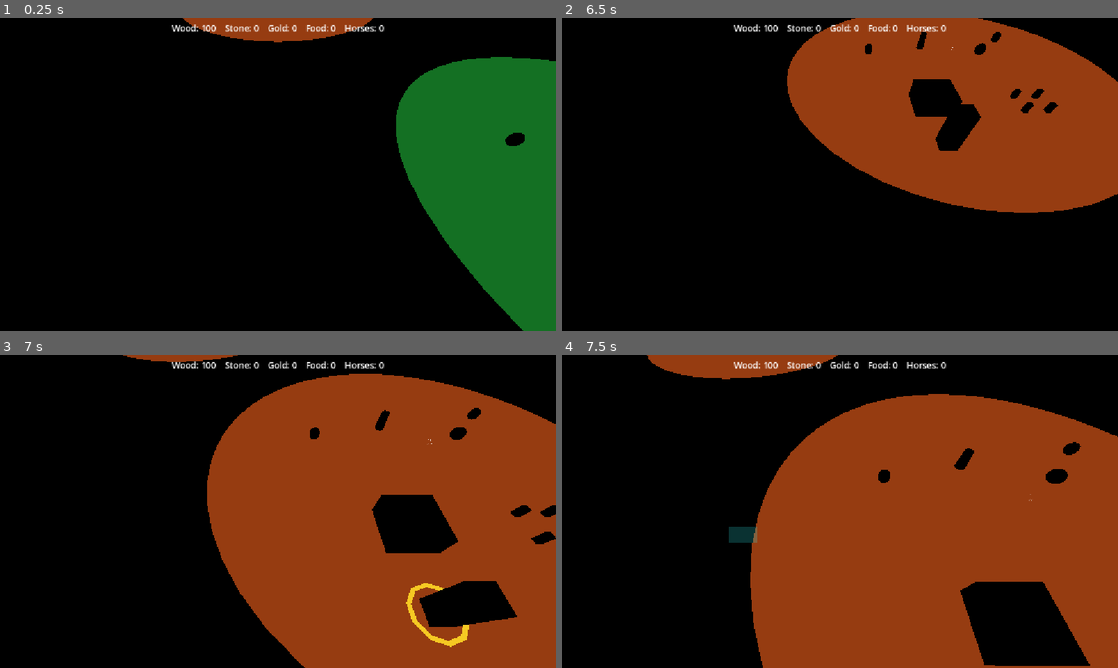
Above: before the commit, frames 1-4 (two rows, left to right).
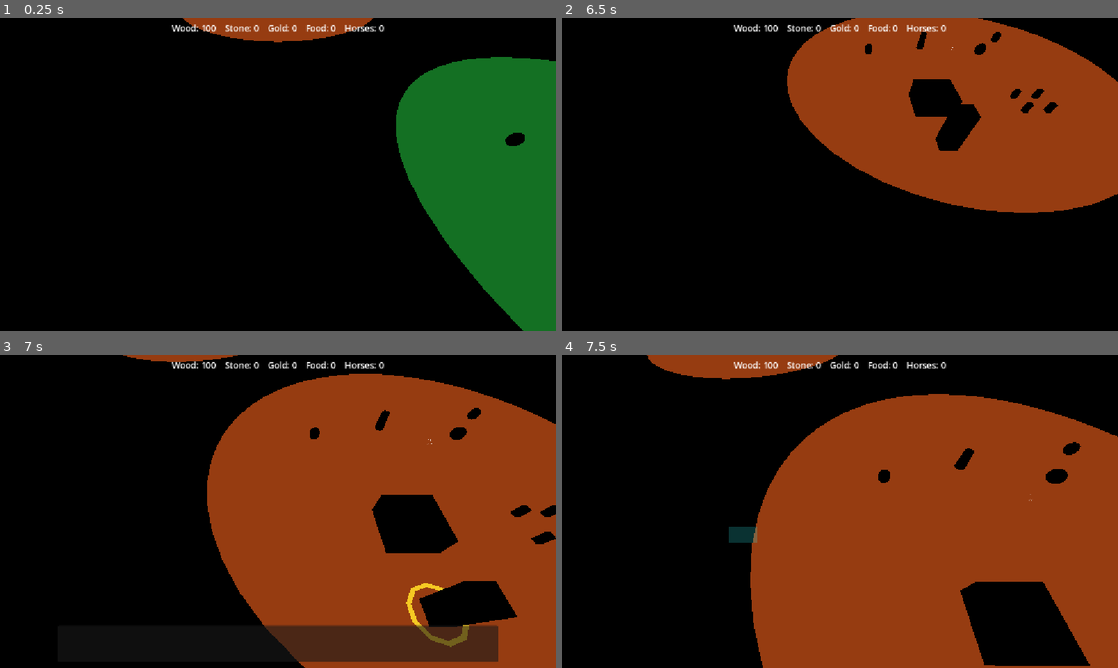
Above: after the commit, the same moments.

Repository: Ferrum-t/RTS-Game
Game: Godot game, scene res://Scenes/World/World.tscn
Same seed, same stepped clock (60 frames per second), same inputs: the game is played once before the commit and once after it.
Inputs (mouse positions are in pixels of both pictures, inside the frame that each line leads up to):
- Up to frame 1 (0.25 s): no input
- Up to frame 2 (6.5 s): tap Enter at 0.5 s; move the mouse to (962, 158) at 0.52 s; hold D (move_right) 0.53-1.25 s; tap C at 0.6 s; click (962, 158) at 0.67 s; drag from (728, 190) to (812, 237) at 1.27 s; move the mouse to (895, 105) at 2.02 s; hold D (move_right) 2.03-2.75 s; tap P at 2.1 s; click (895, 105) at 2.17 s; drag from (812, 237) to (673, 127) at 2.77 s; move the mouse to (1006, 221) at 3.52 s; hold Left (move_left) 3.53-4.25 s; tap U at 3.6 s; click (1006, 221) at 3.67 s; drag from (673, 127) to (756, 96) at 4.27 s; move the mouse to (867, 174) at 5.02 s; hold Down (move_back) 5.03-5.75 s; tap R at 5.1 s; click (867, 174) at 5.17 s; drag from (756, 96) to (728, 190) at 5.77 s
- Up to frame 3 (7 s): move the mouse to (400, 495) at 6.52 s; hold Up (move_forward) from 6.53 s (still down); tap M at 6.6 s; click (400, 495) at 6.67 s
- Up to frame 4 (7.5 s): release Up (move_forward) at 7.25 s; drag from (728, 527) to (812, 574) at 7.27 s

Frames 1-2 are identical in both runs. In frame 3, 4.6% of the frame differs, in the area x 47-90%, y 86-98%; in frame 4, nothing differs.

Commit message:
Polish: Watchtower Pack/Unpack UI + camera map clamp
- CommandBar shows Pack/Unpack when Watchtower selected
- ui.tscn: WatchtowerGroup with same Pack/Unpack scripts
- camera_rts: clamp XZ to map bounds (~±95) after WASD/edge scroll

Diff:
--- a/Scripts/Camera/camera_rts.gd
+++ b/Scripts/Camera/camera_rts.gd
@@ -10,6 +10,12 @@
 
 @export var min_height := 8.0
 @export var max_height := 35.0
+
+## Map playable bounds (XZ). 200×200 field with margin inside zone extremes.
+@export var map_min_x: float = -95.0
+@export var map_max_x: float = 95.0
+@export var map_min_z: float = -95.0
+@export var map_max_z: float = 95.0
 
 @export var camera: Camera3D
 
@@ -43,7 +49,7 @@
 		global_position += (right * move.x + forward * move.z) * move_speed * delta
 
 
-	# ===== Движение к краям экрана =====
+	# ===== Edge scroll =====
 
 	var mouse = get_viewport().get_mouse_position()
 	var size = get_viewport().get_visible_rect().size
@@ -73,10 +79,17 @@
 
 		global_position += movement * edge_speed * delta
 
+	_clamp_to_map()
+
+
+func _clamp_to_map() -> void:
+	global_position.x = clampf(global_position.x, map_min_x, map_max_x)
+	global_position.z = clampf(global_position.z, map_min_z, map_max_z)
+
 
 func _unhandled_input(event):
 
-	# ===== Вращение средней кнопкой =====
+	# ===== Middle-mouse rotate =====
 
 	if event is InputEventMouseButton:
 
@@ -97,7 +110,7 @@
 				max_height
 			)
 
-	# ===== Поворот камеры =====
+	# ===== Camera yaw =====
 
 	if event is InputEventMouseMotion and rotating:
 		rotation.y -= event.relative.x * rotate_speed
--- a/Scripts/UI/CommandBar.gd
+++ b/Scripts/UI/CommandBar.gd
@@ -3,6 +3,7 @@
 ## M10.1b/c — Bottom Command Bar.
 ## Selection → context → show one command group, hide the rest.
 ## Leaving Worker context cancels ghost placement (M10.1c).
+## Polish: Watchtower → Pack / Unpack (same as TC mobility).
 
 enum Context {
 	NONE,
@@ -15,6 +16,7 @@
 @onready var worker_group: Control = $Margin/HBox/WorkerGroup
 @onready var barracks_group: Control = $Margin/HBox/BarracksGroup
 @onready var town_center_group: Control = $Margin/HBox/TownCenterGroup
+@onready var watchtower_group: Control = $Margin/HBox/WatchtowerGroup
 
 var _last_context: int = Context.NONE
 
@@ -48,7 +50,7 @@
 			return Context.BARRACKS
 		if b is TownCenter:
 			return Context.TOWN_CENTER
-		if b is Watchtower:
+		if b is Watchtower or b is MobileTower:
 			return Context.WATCHTOWER
 		if b is BaseBuilding:
 			return Context.NONE
@@ -65,7 +67,12 @@
 
 
 func _apply_context(ctx: int) -> void:
-	var show_bar: bool = ctx == Context.WORKER or ctx == Context.BARRACKS or ctx == Context.TOWN_CENTER
+	var show_bar: bool = (
+		ctx == Context.WORKER
+		or ctx == Context.BARRACKS
+		or ctx == Context.TOWN_CENTER
+		or ctx == Context.WATCHTOWER
+	)
 	visible = show_bar
 	if worker_group:
 		worker_group.visible = ctx == Context.WORKER
@@ -73,6 +80,8 @@
 		barracks_group.visible = ctx == Context.BARRACKS
 	if town_center_group:
 		town_center_group.visible = ctx == Context.TOWN_CENTER
+	if watchtower_group:
+		watchtower_group.visible = ctx == Context.WATCHTOWER
 
 
 func _cancel_ghost() -> void:
